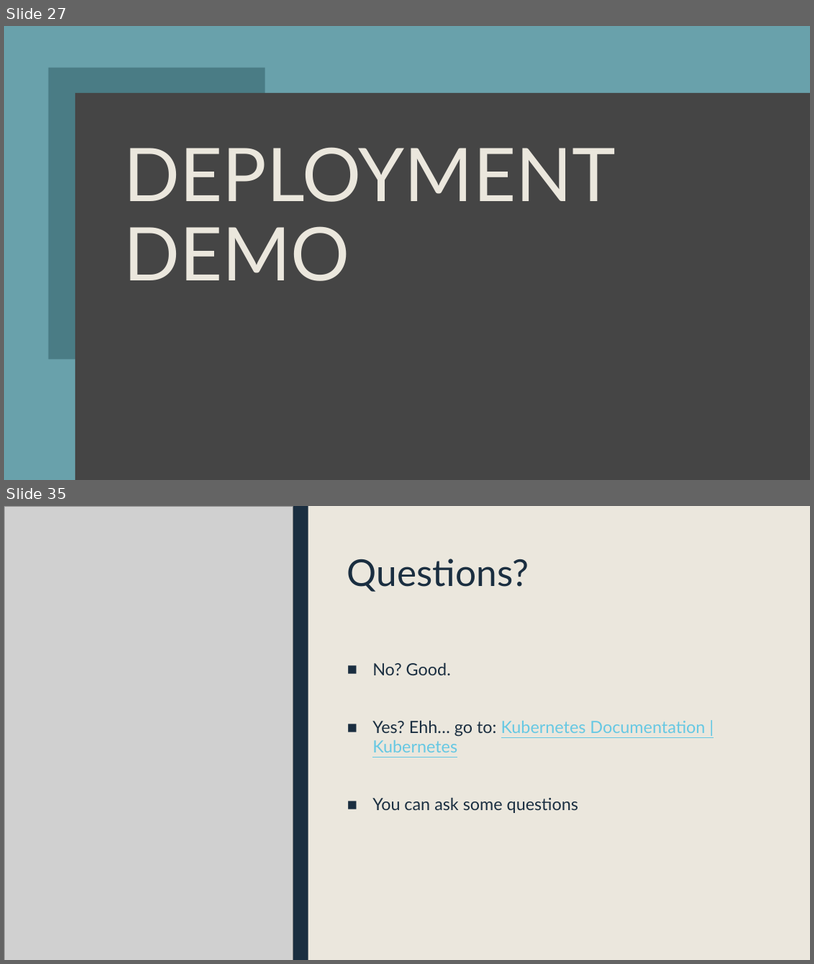
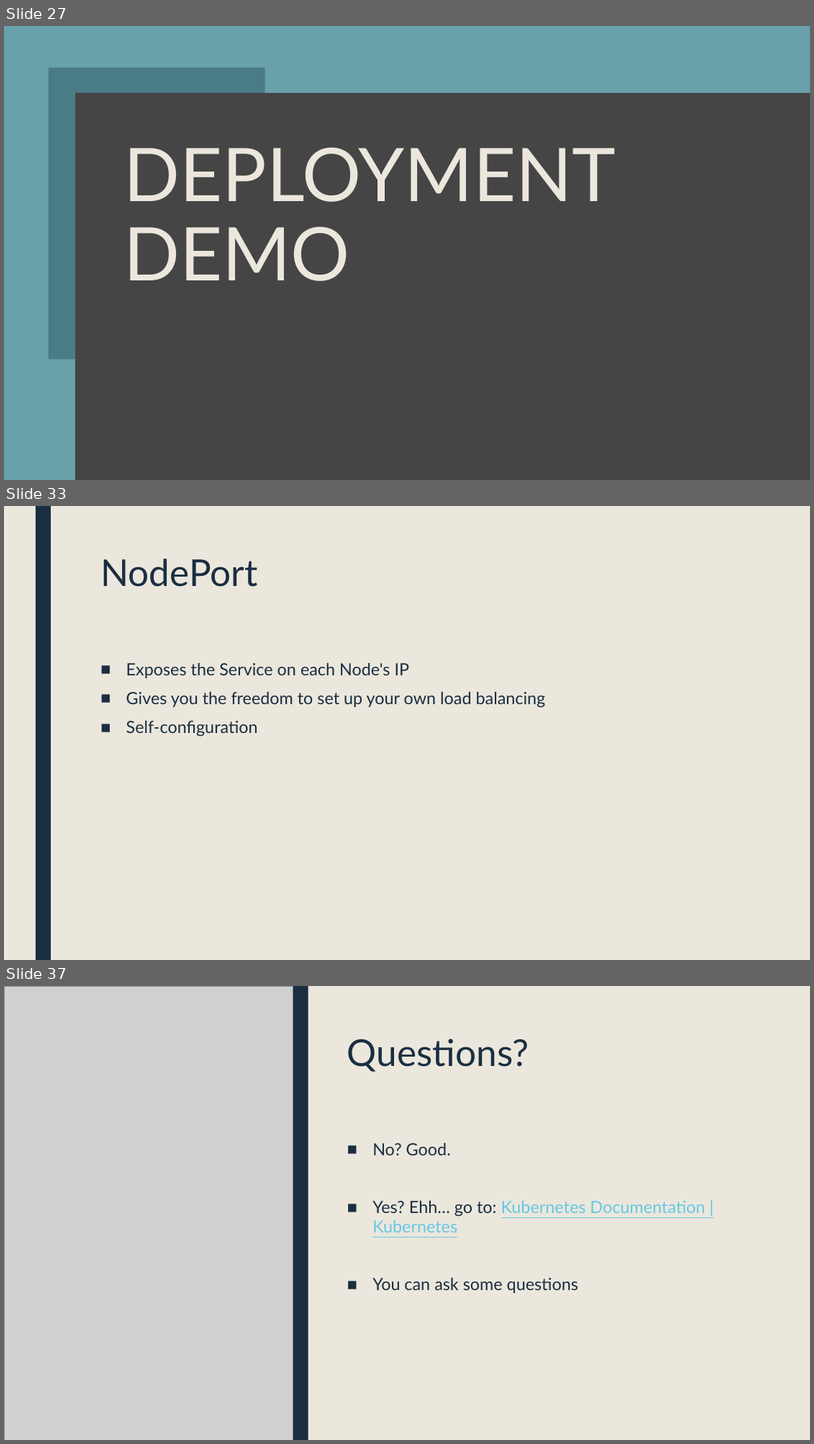
Before and after one commit to sebivenlo/ESD-2023-Kubernetes, a slide deck: presentation/Kubernetes.pptx. Shown one above the other, each under a label of ours: slides 27 and 35 before the commit, slides 27, 33 and 37 after it; the slides between them are not shown. The pictures are 814x964 and 814x1444 pixels, drawn with LibreOffice and Linux fonts; fonts in the diff are those of the drawing; grey boxes stand for pictures. Boxes give left, top, right and bottom in pixels: in the first picture for what was removed or moved away, otherwise in the second. Text is boxed around its words. In the diff, an @@ line names an element or a change of style, - is before the commit and + after.

Commit message:
Changes in slides about services
I Improved the slides regarding the Services in kubernetes.

```diff
--- a/presentation/Kubernetes.pptx
+++ b/presentation/Kubernetes.pptx
@@ slide 33 added at [4,506,810,960], background #EBE7DD; not listed: 1 template element that a slide beside it also shows @@
@@ title added at [100,559,257,587], 44 pt, text #1A2E40 @@
+NodePort
@@ text added at [126,663,546,736], 20 pt, text #1A2E40 @@
+■ Exposes the Service on each Node's IP
+■ Gives you the freedom to set up your own load balancing
+■ Self-configuration
@@ what was slide 35 is now slide 37 @@
```
Also in this commit, not shown: 3 slides changed, 4 other slides added, 3 slides removed.
